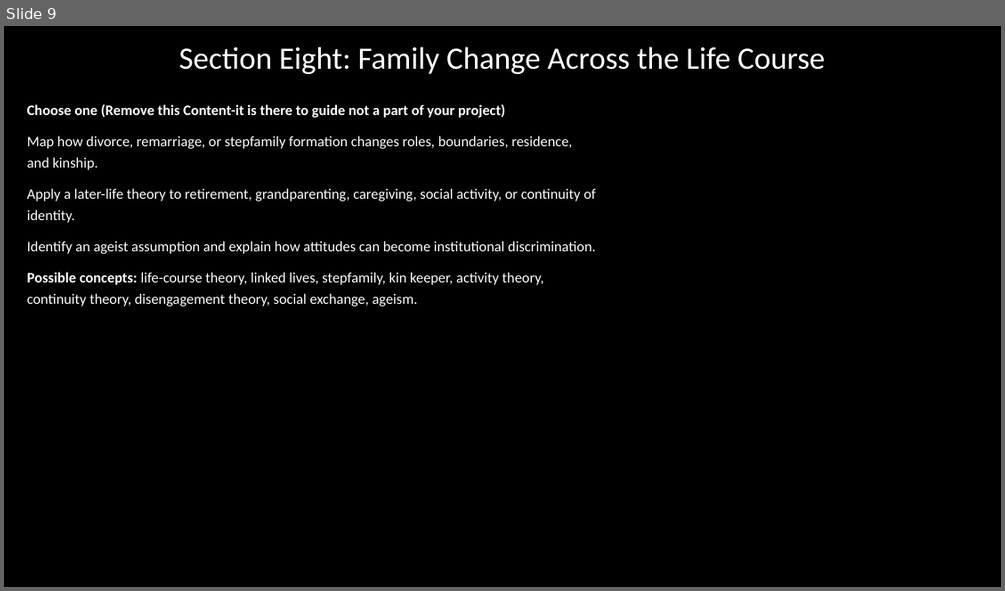
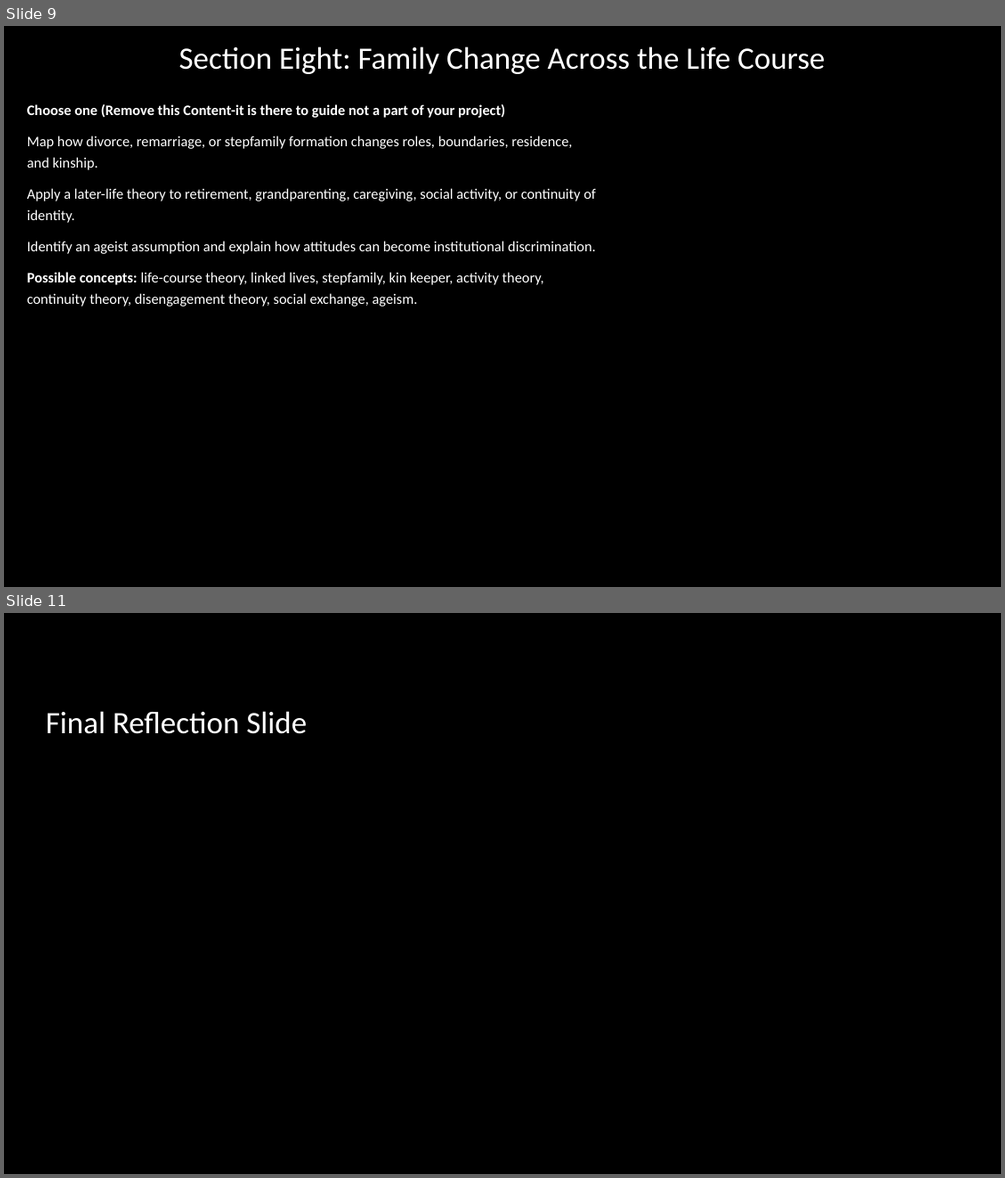
Before and after one commit to carollhodgson-hub/Sociology-of-the-Family-Coursebook, a slide deck: SOC-213-Family-Book-Template.pptx. Shown one above the other, each under a label of ours: slide 9 before the commit, slides 9 and 11 after it; the slides between them are not shown. The pictures are 1005x591 and 1005x1178 pixels, drawn with LibreOffice and Linux fonts; fonts in the diff are those of the drawing; grey boxes stand for pictures. Boxes give left, top, right and bottom in pixels: in the first picture for what was removed or moved away, otherwise in the second. Text is boxed around its words. In the diff, an @@ line names an element or a change of style, - is before the commit and + after.

```diff
--- a/SOC-213-Family-Book-Template.pptx
+++ b/SOC-213-Family-Book-Template.pptx
@@ slide 11 added at <box>4,613,1001,1174</box>, background #000000 @@
@@ title added at <box>46,711,307,734</box>, 30 pt, text #FFFFFF @@
+Final Reflection Slide
```
Also in this commit, not shown: 1 slide changed.
